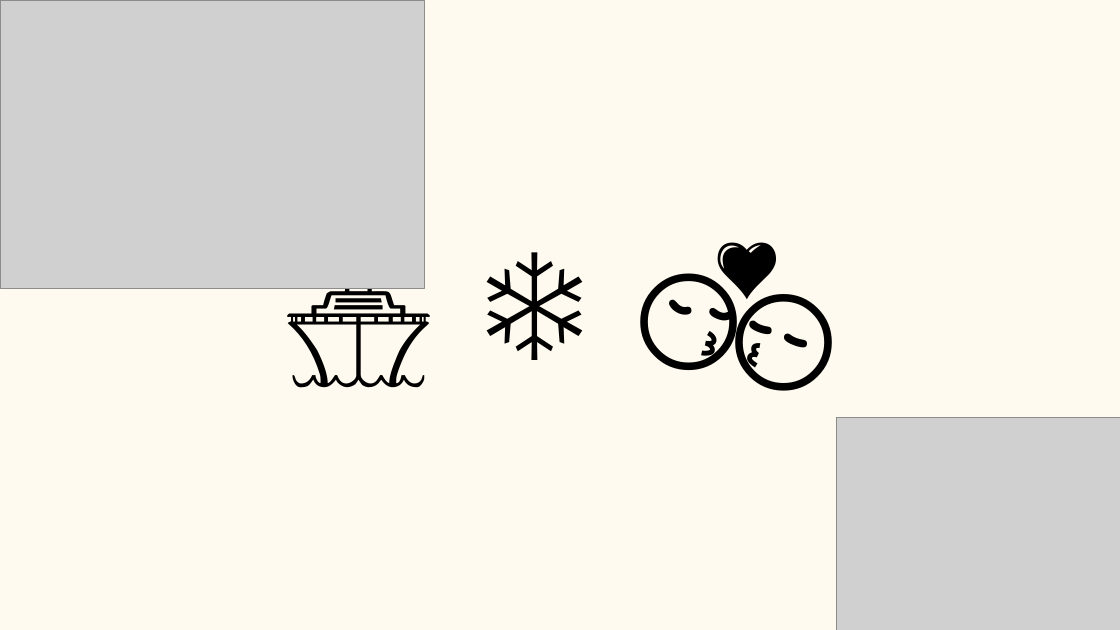
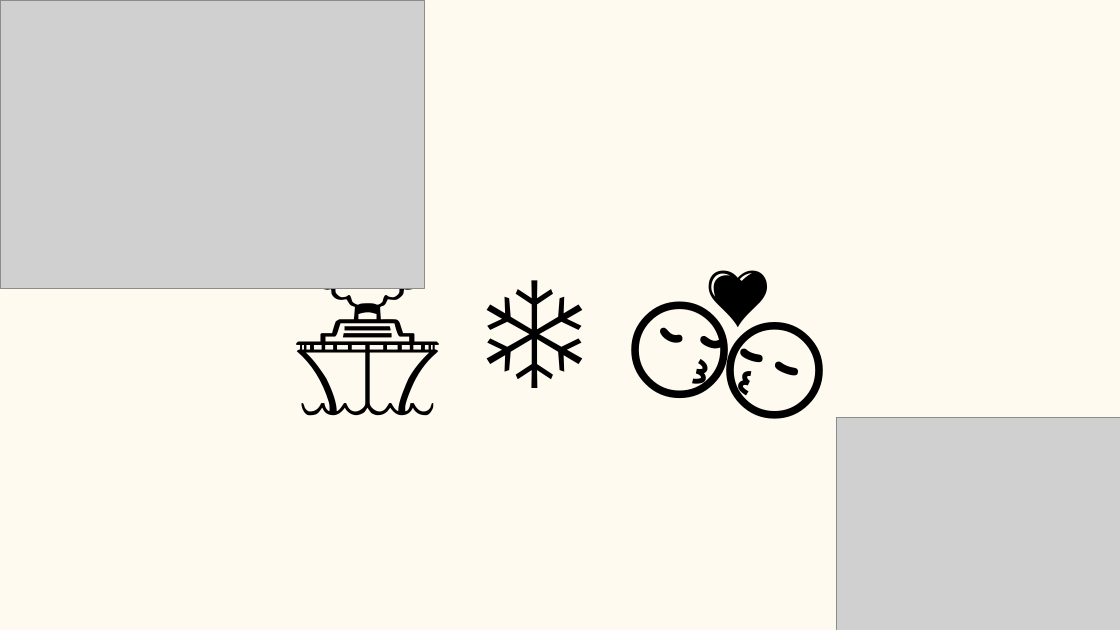
Before and after one commit to tkdgns25300/sunday_play, a slide deck: slide 13 of public/downloads/games/emoji-movie-quiz/rules.pptx. Drawn at 1120x630 pixels with LibreOffice and Linux fonts; fonts in the diff are those of the drawing; grey boxes stand for pictures. Boxes give left, top, right and bottom in pixels: in the first picture for what was removed or moved away, otherwise in the second. Text is boxed around its words. In the diff, an @@ line names an element or a change of style, - is before the commit and + after.

```diff
--- a/public/downloads/games/emoji-movie-quiz/rules.pptx
+++ b/public/downloads/games/emoji-movie-quiz/rules.pptx
@@ text "🚢 ❄️ 💑": place and size @@
-text "🚢 ❄️ 💑" at [198,205,922,420]
+text "🚢 ❄️ 💑" at [198,233,922,420]
@@ text "🚢 ❄️ 💑" at [198,233,922,420]: font Arial to Noto Sans CJK KR @@
```
Also in this commit, not shown: 19 other slides changed, 3 other files.
